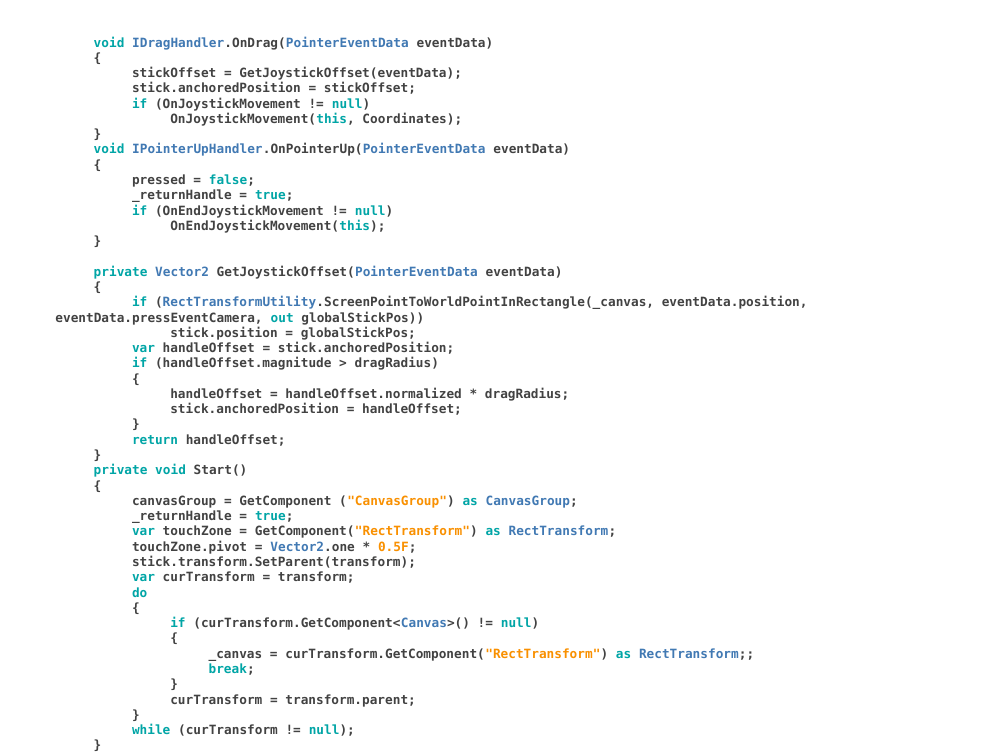
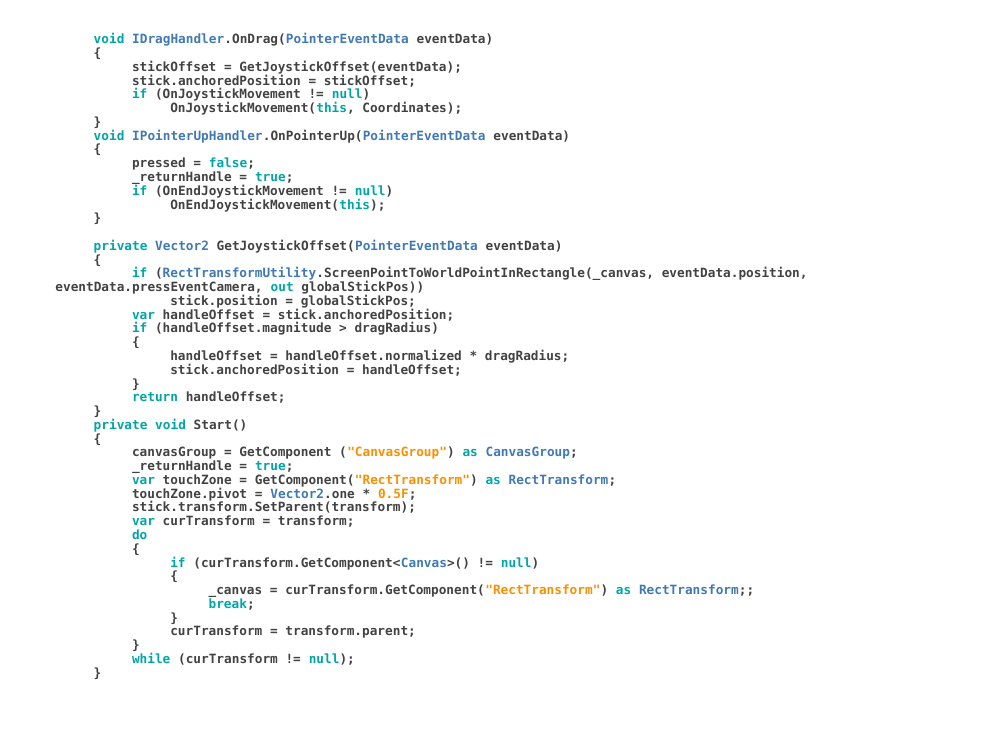
Before and after one commit to 3d-fishing/3D-app, a slide deck: slide 23 of 软件实现.pptx (slide 22 before the commit). Drawn at 1008x756 pixels with LibreOffice and Linux fonts; fonts in the diff are those of the drawing. Boxes give left, top, right and bottom in pixels: in the first picture for what was removed or moved away, otherwise in the second. Text is boxed around its words. In the diff, an @@ line names an element or a change of style, - is before the commit and + after.

```diff
--- a/软件实现.pptx
+++ b/软件实现.pptx
@@ text "void IDragHandler.OnDrag(PointerEventData eventData) { stick ..." at [55, 33, 808, 665]: line spacing 1 to 0.9 @@
```
Also in this commit, not shown: 4 other slides changed, 1 slide added, 1 other file.
